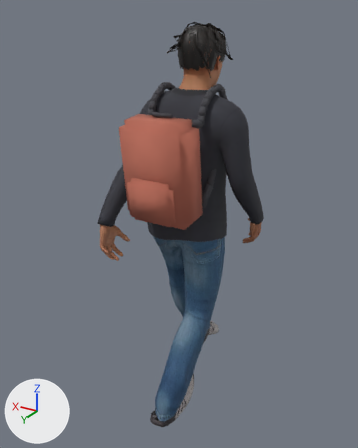
The glTF model assets/props/people-diego-walk.glb: old version first, new version second.
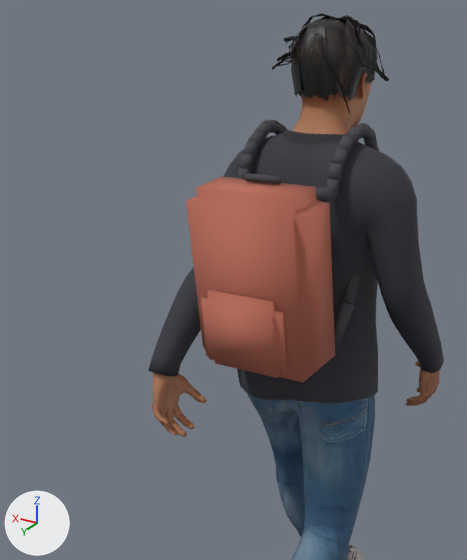
Each version appears first whole from a 50 mm lens placed at (-0.974, 1.764, 0.718), pointed at (0.06, 0.041, -0.144), and next in a close-up on the part from 4% to 77% of the width and 3% to 74% of the height. Every picture has the same lights, and +X, +Y and +Z are marked at lower left. The last two pictures show the newer version. Vertices at exactly the same position are counted once.

The first close-up shows 'people-diego-walk'.
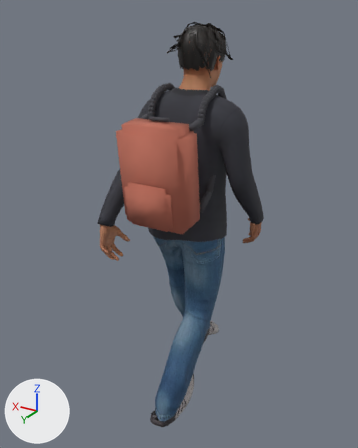
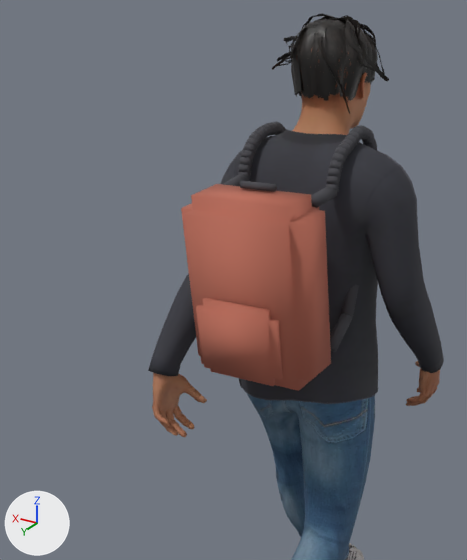
Edits to the bpy script that builds the scene:
```text
Change me_base_001:
    used by ob_people_diego_walk; location = (0.0, 0.0, 0.0)
    remove me_base_001.from_pydata(...)  # 16521 vertices, 30950 faces; spans x -0.28..0.28, y -0.44..0.46, z -1.0..0.68
    add me_base_001.from_pydata(...)  # 16801 vertices, 31510 faces; spans x -0.28..0.28, y -0.44..0.46, z -1.0..0.68
    me_base_001 part 1: the loose piece of 32 vertices spanning x -0.14..0.16, y 0.16..0.34, z -0.05..0.36 is copied, and the copy is moved by (0.0, 0.02, -0.01); it spans x -0.14..0.16, y 0.18..0.36, z -0.06..0.35
    me_base_001 part 2: the loose piece of 32 vertices spanning x -0.09..0.11, y 0.3..0.36, z -0.02..0.15 is moved by (0.0, 0.02, -0.01)
    me_base_001 part 3: 90 vertices moved from x -0.14..0.15, y -0.08..0.28, z -0.02..0.46 to x -0.14..0.17, y -0.07..0.23, z -0.01..0.46; 235 vertices removed from x -0.15..0.17, y -0.09..0.34, z -0.05..0.46; 483 vertices added at x -0.15..0.18, y -0.08..0.27, z -0.01..0.46
    other edits to the shape of me_base_001 do not show in these pictures
```

Pixel boxes [x1, y1, x2, y2] of what changed, in the close-ups (467 x 560 px; the box of a moved part takes in the faces that stretch with it):
part 1 of me_base_001, added (brown)
    after: [181, 184, 331, 391]
part 2 of me_base_001, moved or reshaped
    before: [201, 290, 287, 378]
    after: [196, 298, 283, 386]
part 3 of me_base_001, moved or reshaped
    before: [186, 120, 380, 382]
    after: [222, 121, 378, 352]
